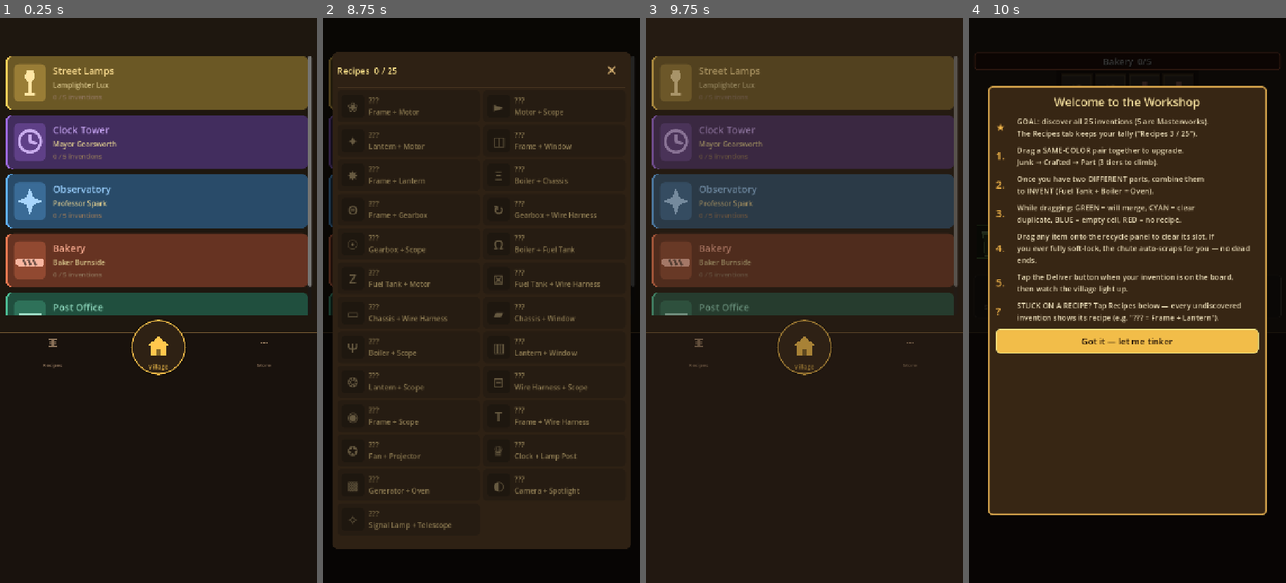
Above: before the commit, frames 1-4 (left to right).
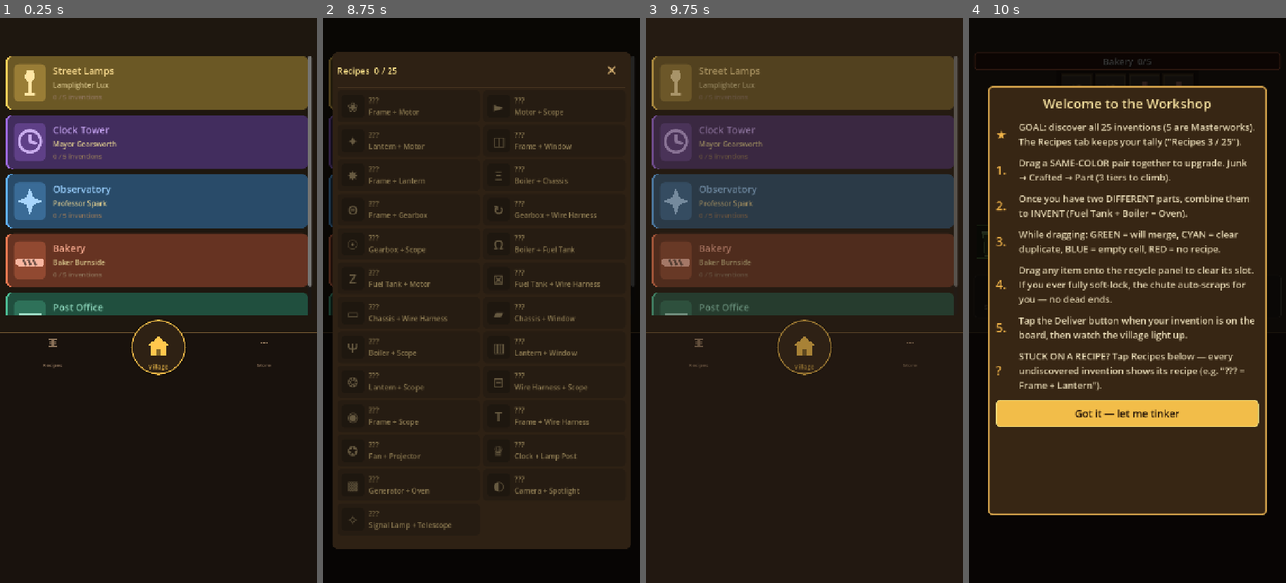
Above: after the commit, the same moments.

Repository: JFun/tinker-lab
Game: Godot game, scene res://scenes/main.tscn
Two runs of this game, one before a commit and one after it. Both use one fixed random seed, a clock stepped at 60 frames per second and the inputs below.
Inputs (mouse positions are in pixels of both pictures, inside the frame that each line leads up to):
- Up to frame 1 (0.25 s): no input
- Up to frame 2 (8.75 s): click "Recipes" at 0.5 s; click "More" at 1.25 s; click "Village" at 2 s; click "✕" at 2.75 s; click "Recipes" at 3.5 s; click "More" at 4.25 s; click "Village" at 5 s; click "✕" at 5.75 s; click "Recipes" at 6.5 s; click "More" at 7.25 s; click "Village" at 8 s
- Up to frame 3 (9.75 s): click "✕" at 8.75 s; tap Enter at 9.5 s; move the mouse to (874, 272) at 9.52 s; click (874, 272) at 9.67 s
- Up to frame 4 (10 s): no input

Frames 1-3 are identical in both runs. In frame 4, 18% of the frame differs, in the area x 8-92%, y 14-73%.

Commit message:
Enlarge tutorial fonts for readability; drop manual line breaks
Bump title 26→30, step numbers 24→28, body 17→21, button 20→23, with more
row spacing. Remove the hardcoded \n breaks in step bodies (they were tuned
for the old size and left orphan words at the new size) — the labels already
auto-wrap (WORD_SMART), so text now reflows cleanly at any font size.

Co-Authored-By: Claude Opus 4.7 <noreply@anthropic.com>

Diff:
--- a/scenes/tutorial.gd
+++ b/scenes/tutorial.gd
@@ -28,24 +28,26 @@
 	panel.add_theme_stylebox_override("panel", sb)
 
 	var v := VBoxContainer.new()
-	v.add_theme_constant_override("separation", 14)
+	v.add_theme_constant_override("separation", 18)
 	panel.add_child(v)
 
 	_add_title(v, "Welcome to the Workshop")
 
-	_add_step(v, "★", "GOAL: discover all 25 inventions (5 are Masterworks).\n"
+	# No manual line breaks — the body labels auto-wrap (WORD_SMART), so the text
+	# reflows cleanly at any font size.
+	_add_step(v, "★", "GOAL: discover all 25 inventions (5 are Masterworks). "
 		+ "The Recipes tab keeps your tally (\"Recipes 3 / 25\").")
-	_add_step(v, "1.", "Drag a SAME-COLOR pair together to upgrade.\n"
+	_add_step(v, "1.", "Drag a SAME-COLOR pair together to upgrade. "
 		+ "Junk → Crafted → Part (3 tiers to climb).")
-	_add_step(v, "2.", "Once you have two DIFFERENT parts, combine them\n"
+	_add_step(v, "2.", "Once you have two DIFFERENT parts, combine them "
 		+ "to INVENT (Fuel Tank + Boiler = Oven).")
-	_add_step(v, "3.", "While dragging: GREEN = will merge, CYAN = clear\n"
+	_add_step(v, "3.", "While dragging: GREEN = will merge, CYAN = clear "
 		+ "duplicate, BLUE = empty cell, RED = no recipe.")
-	_add_step(v, "4.", "Drag any item onto the recycle panel to clear its slot. If\n"
-		+ "you ever fully soft-lock, the chute auto-scraps for you — no dead ends.")
-	_add_step(v, "5.", "Tap the Deliver button when your invention is on the board,\n"
+	_add_step(v, "4.", "Drag any item onto the recycle panel to clear its slot. "
+		+ "If you ever fully soft-lock, the chute auto-scraps for you — no dead ends.")
+	_add_step(v, "5.", "Tap the Deliver button when your invention is on the board, "
 		+ "then watch the village light up.")
-	_add_step(v, "?", "STUCK ON A RECIPE? Tap Recipes below — every undiscovered\n"
+	_add_step(v, "?", "STUCK ON A RECIPE? Tap Recipes below — every undiscovered "
 		+ "invention shows its recipe (e.g. \"??? = Frame + Lantern\").")
 
 	# Single primary CTA. A first-time player hasn't placed a tile yet, so the
@@ -53,8 +55,8 @@
 	# bar, and called out in step "?") is one tap away whenever they get stuck.
 	var ok := Button.new()
 	ok.text = "Got it — let me tinker"
-	ok.add_theme_font_size_override("font_size", 20)
-	ok.custom_minimum_size = Vector2(0, 56)
+	ok.add_theme_font_size_override("font_size", 23)
+	ok.custom_minimum_size = Vector2(0, 62)
 	var cta := StyleBoxFlat.new()
 	cta.bg_color = Color(1.0, 0.78, 0.30)
 	cta.border_color = Color(1.0, 0.95, 0.55)
@@ -70,7 +72,7 @@
 func _add_title(parent: Node, text: String) -> void:
 	var l := Label.new()
 	l.text = text
-	l.add_theme_font_size_override("font_size", 26)
+	l.add_theme_font_size_override("font_size", 30)
 	l.add_theme_color_override("font_color", Color(1, 0.92, 0.65))
 	l.horizontal_alignment = HORIZONTAL_ALIGNMENT_CENTER
 	parent.add_child(l)
@@ -81,13 +83,13 @@
 	parent.add_child(h)
 	var n := Label.new()
 	n.text = num
-	n.add_theme_font_size_override("font_size", 24)
+	n.add_theme_font_size_override("font_size", 28)
 	n.add_theme_color_override("font_color", Color(1.0, 0.75, 0.30))
-	n.custom_minimum_size = Vector2(36, 0)
+	n.custom_minimum_size = Vector2(40, 0)
 	h.add_child(n)
 	var b := Label.new()
 	b.text = body
-	b.add_theme_font_size_override("font_size", 17)
+	b.add_theme_font_size_override("font_size", 21)
 	b.add_theme_color_override("font_color", Color(0.95, 0.90, 0.75))
 	b.autowrap_mode = TextServer.AUTOWRAP_WORD_SMART
 	b.size_flags_horizontal = Control.SIZE_EXPAND_FILL
